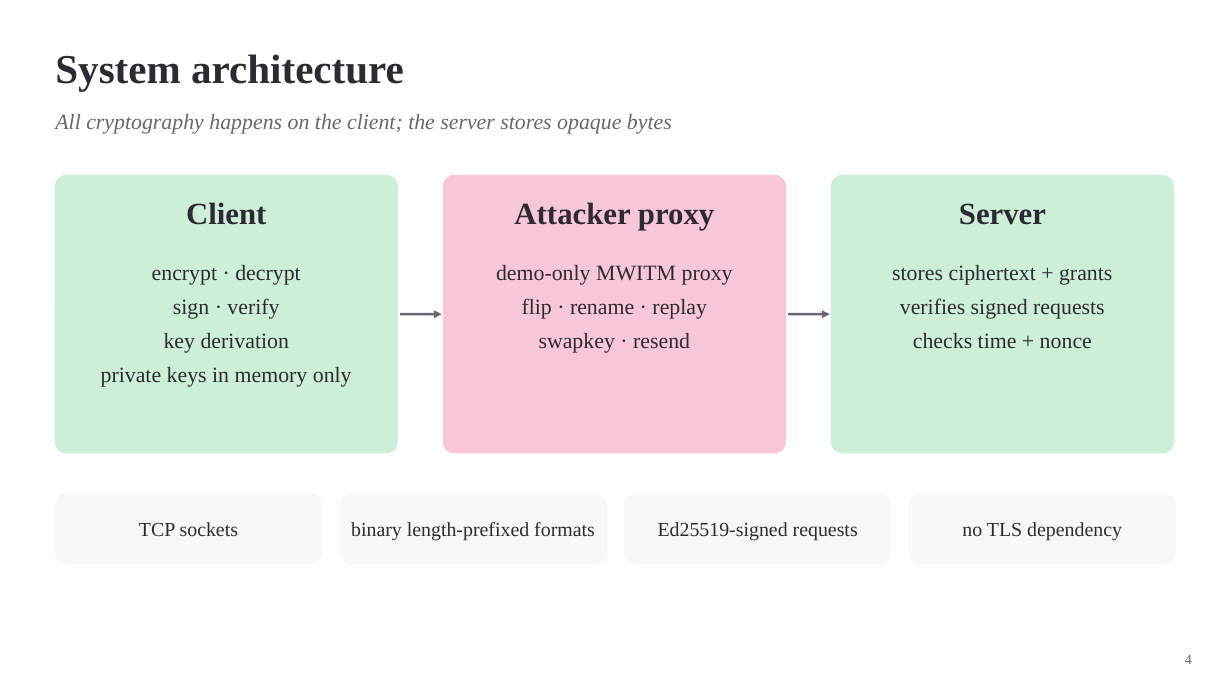
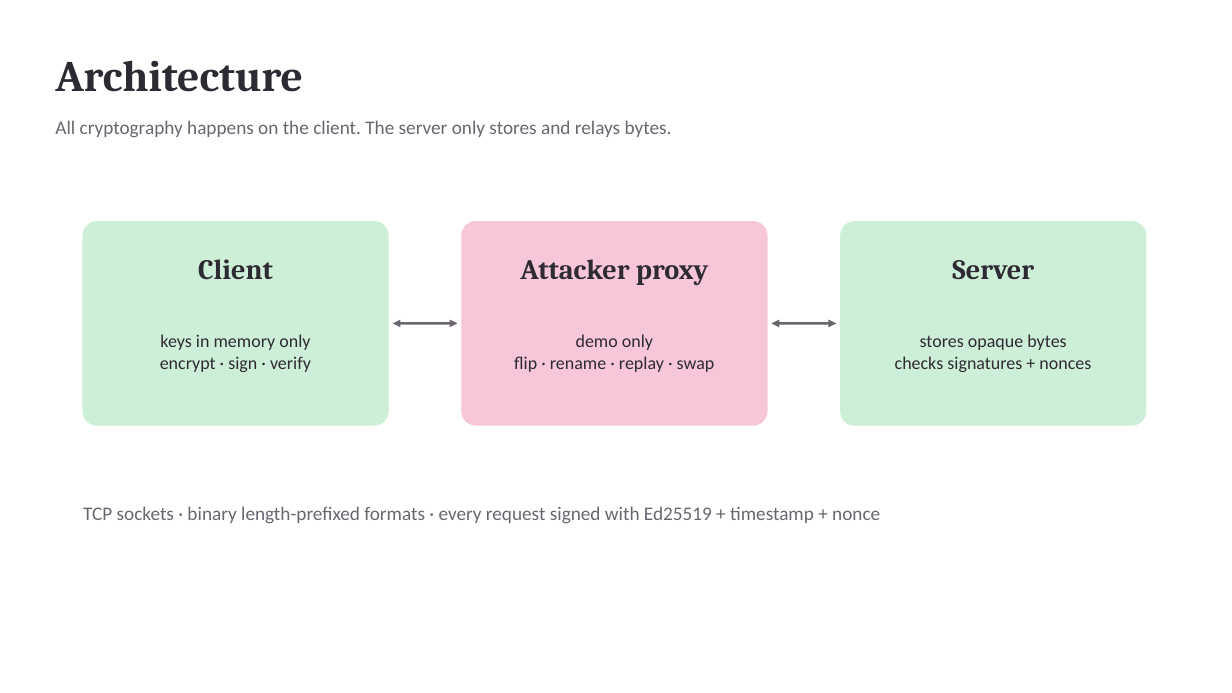
Before and after one commit to Holmes-99/SecureVault, a slide deck: slide 3 of slides/SecureVault.pptx (slide 4 before the commit). Drawn at 1232x693 pixels with LibreOffice and Linux fonts; fonts in the diff are those of the drawing. Boxes give left, top, right and bottom in pixels: in the first picture for what was removed or moved away, otherwise in the second. Text is boxed around its words. In the diff, an @@ line names an element or a change of style, - is before the commit and + after.

```diff
--- a/slides/SecureVault.pptx
+++ b/slides/SecureVault.pptx
@@ text at (55,60,303,92): text changed; size 32 to 34 pt; font Times New Roman to Cambria @@
-System architecture
+Architecture
@@ text at (55,120,672,138): text changed; size 17 to 15 pt; font Times New Roman to Calibri; italic off @@
-All cryptography happens on the client; the server stores opaque bytes
+All cryptography happens on the client. The server only stores and relays bytes.
@@ rounded rectangle: place and size @@
-rounded rectangle at (55,176,397,453)
+rounded rectangle at (83,222,388,425)
@@ rounded rectangle: place and size @@
-rounded rectangle at (444,176,786,453)
+rounded rectangle at (462,222,767,425)
@@ proportions changed in 3 elements at (462,222,767,425), (83,222,388,425), (841,222,1146,425) @@
@@ rounded rectangle: place and size @@
-rounded rectangle at (832,176,1174,453)
+rounded rectangle at (841,222,1146,425)
@@ text "Client": place and size @@
-text "Client" at (186,202,266,225)
+text "Client" at (198,259,273,280)
@@ text "Attacker proxy": place and size @@
-text "Attacker proxy" at (514,202,714,230)
+text "Attacker proxy" at (520,259,708,285)
@@ size 24 to 22 pt, font Times New Roman to Cambria; vertical alignment top to middle in 3 elements at (520,259,708,285), (198,259,273,280), (952,260,1034,279) @@
@@ text "Server": place and size @@
-text "Server" at (959,203,1046,225)
+text "Server" at (952,260,1034,279)
@@ arrow moved from (400, 314) - (442, 314) to (393, 323) - (457, 323) @@
@@ arrow (393, 323) - (457, 323): arrow to double arrow @@
@@ arrow moved from (788, 314) - (830, 314) to (772, 323) - (836, 323) @@
@@ arrow (772, 323) - (836, 323): arrow to double arrow @@
@@ vertical alignment top to middle in 3 elements at (514,334,715,372), (160,334,311,372), (895,334,1091,372) @@
@@ text at (160,334,311,372): text changed; size 17 to 14 pt; font Times New Roman to Calibri @@
-encrypt · decrypt
-sign · verify
-key derivation
-private keys in memory only
+keys in memory only
+encrypt · sign · verify
@@ text at (514,334,715,372): text changed; size 17 to 14 pt; font Times New Roman to Calibri @@
-demo-only MWITM proxy
-flip · rename · replay
-swapkey · resend
+demo only
+flip · rename · replay · swap
@@ text at (895,334,1091,372): text changed; size 17 to 14 pt; font Times New Roman to Calibri @@
-stores ciphertext + grants
-verifies signed requests
-checks time + nonce
+stores opaque bytes
+checks signatures + nonces
@@ rounded rectangle removed at (55,494,322,564) @@
@@ text added at (83,506,880,524), 15 pt, text #6B6570 @@
+TCP sockets · binary length-prefixed formats · every request signed with Ed25519 + timestamp + nonce
@@ rounded rectangle removed at (340,494,606,564) @@
@@ rounded rectangle removed at (625,494,891,564) @@
@@ rounded rectangle removed at (909,494,1176,564) @@
@@ text removed at (139,522,238,536) @@
-TCP sockets
@@ text removed at (351,522,595,541) @@
-binary length-prefixed formats
@@ text removed at (658,522,858,541) @@
-Ed25519-signed requests
@@ text removed at (962,522,1122,541) @@
-no TLS dependency
@@ text removed at (1185,655,1192,664) @@
-4
```
Also in this commit, not shown: 3 other slides changed, 13 slides added, 25 slides removed.
